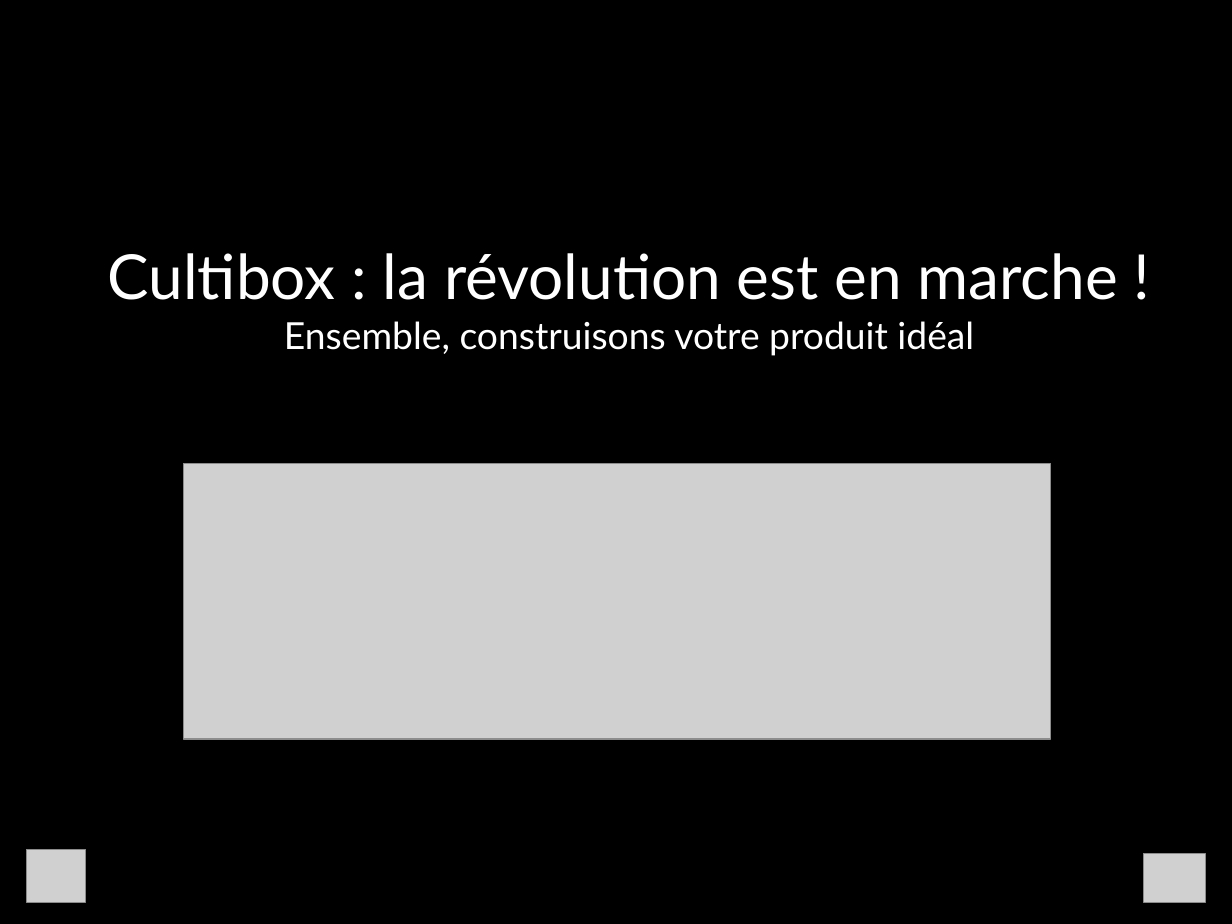
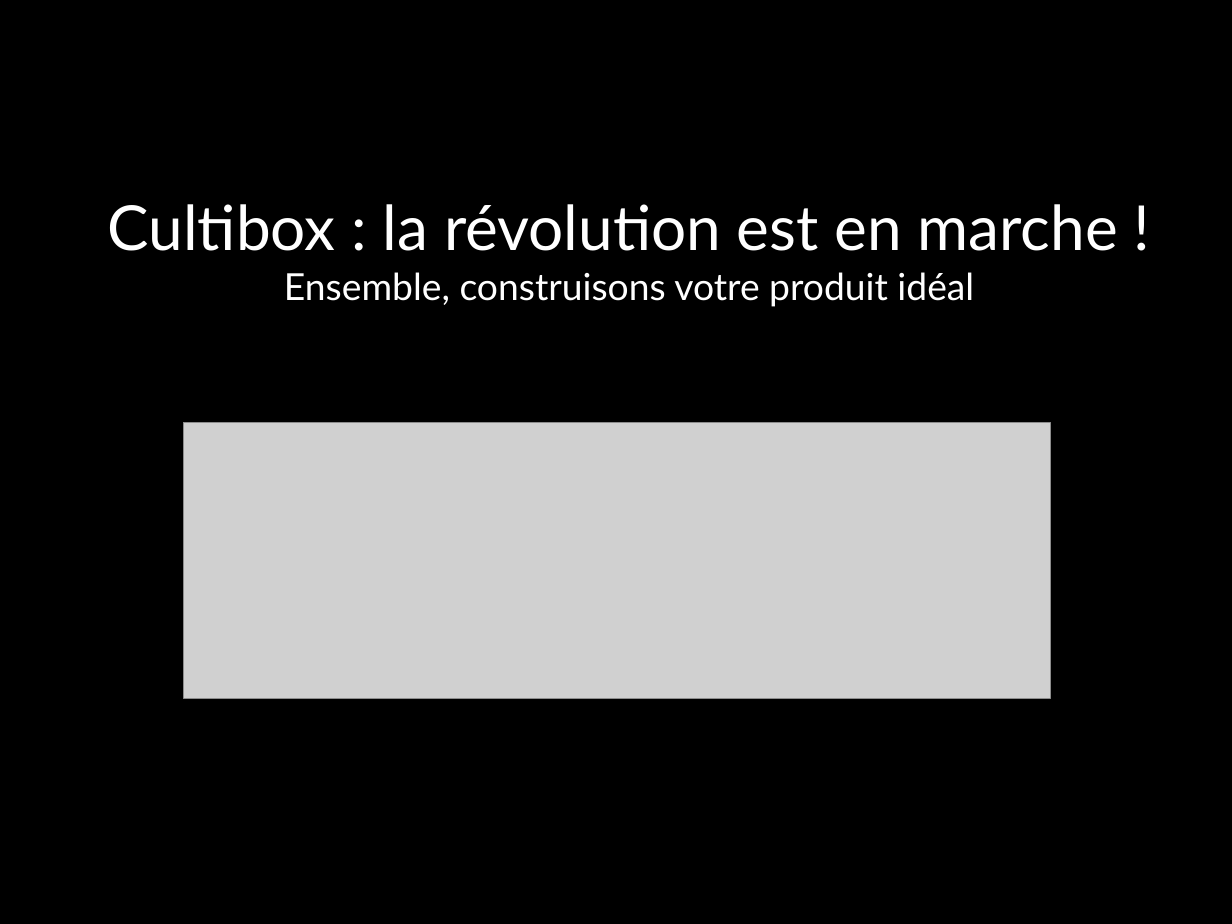
Before and after one commit to cultibox/cultibox, a slide deck: slide 16 of 02_documentation/08_comm/VideoCultibox.odp. Drawn at 1232x924 pixels with LibreOffice and Linux fonts; fonts in the diff are those of the drawing; grey boxes stand for pictures. Boxes give left, top, right and bottom in pixels: in the first picture for what was removed or moved away, otherwise in the second. Text is boxed around its words. In the diff, an @@ line names an element or a change of style, - is before the commit and + after.

```diff
--- a/02_documentation/08_comm/VideoCultibox.odp
+++ b/02_documentation/08_comm/VideoCultibox.odp
@@ title "Cultibox : la révolution est ...": place and size @@
-title "Cultibox : la révolution est ..." at [108, 253, 1118, 356]
+title "Cultibox : la révolution est ..." at [108, 204, 1118, 307]
@@ picture: place and size @@
-picture at [183, 463, 1051, 739]
+picture at [183, 423, 1051, 699]
@@ picture removed at [27, 850, 86, 902] @@
@@ picture removed at [1145, 854, 1206, 903] @@
```
Also in this commit, not shown: 11 other slides changed.
